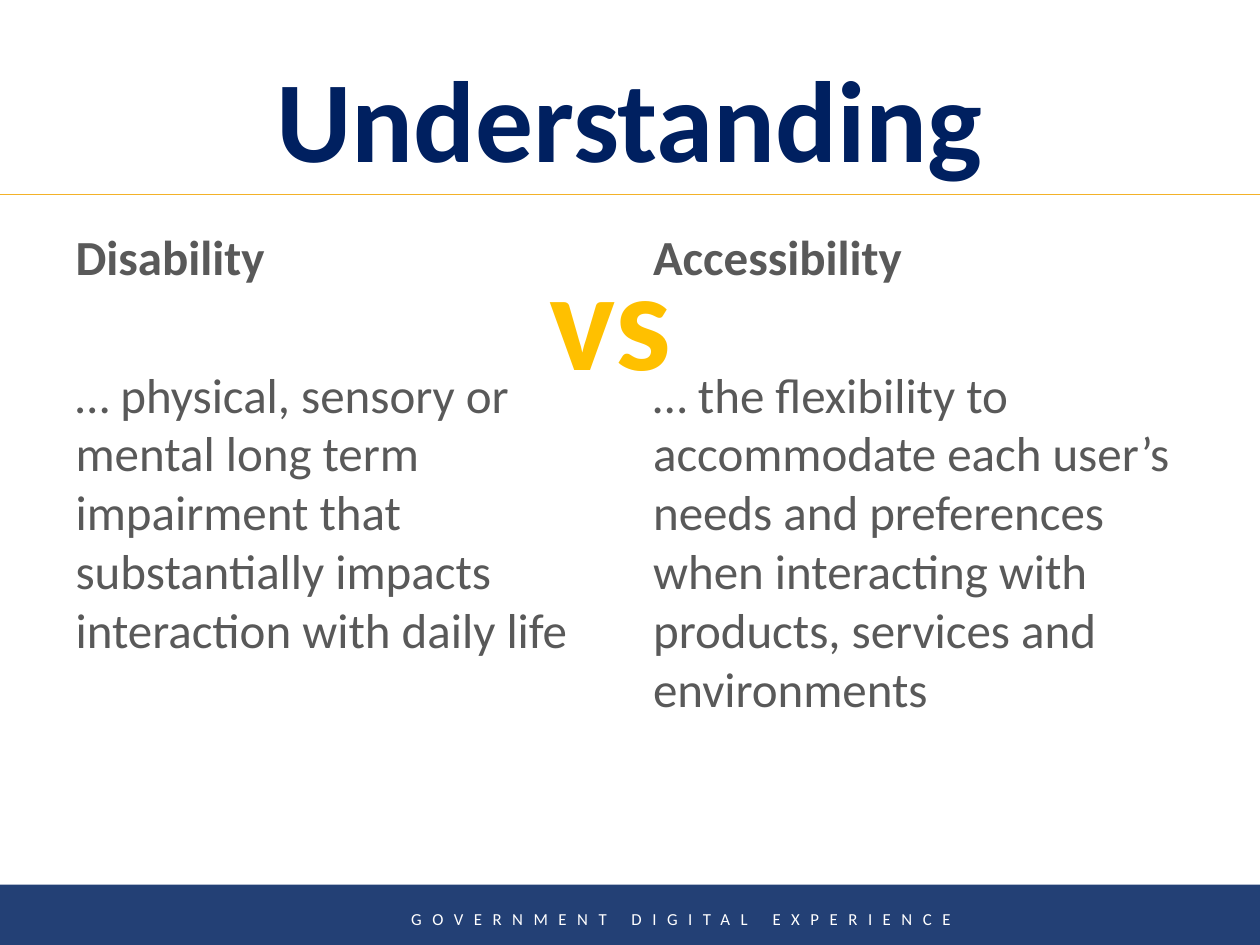
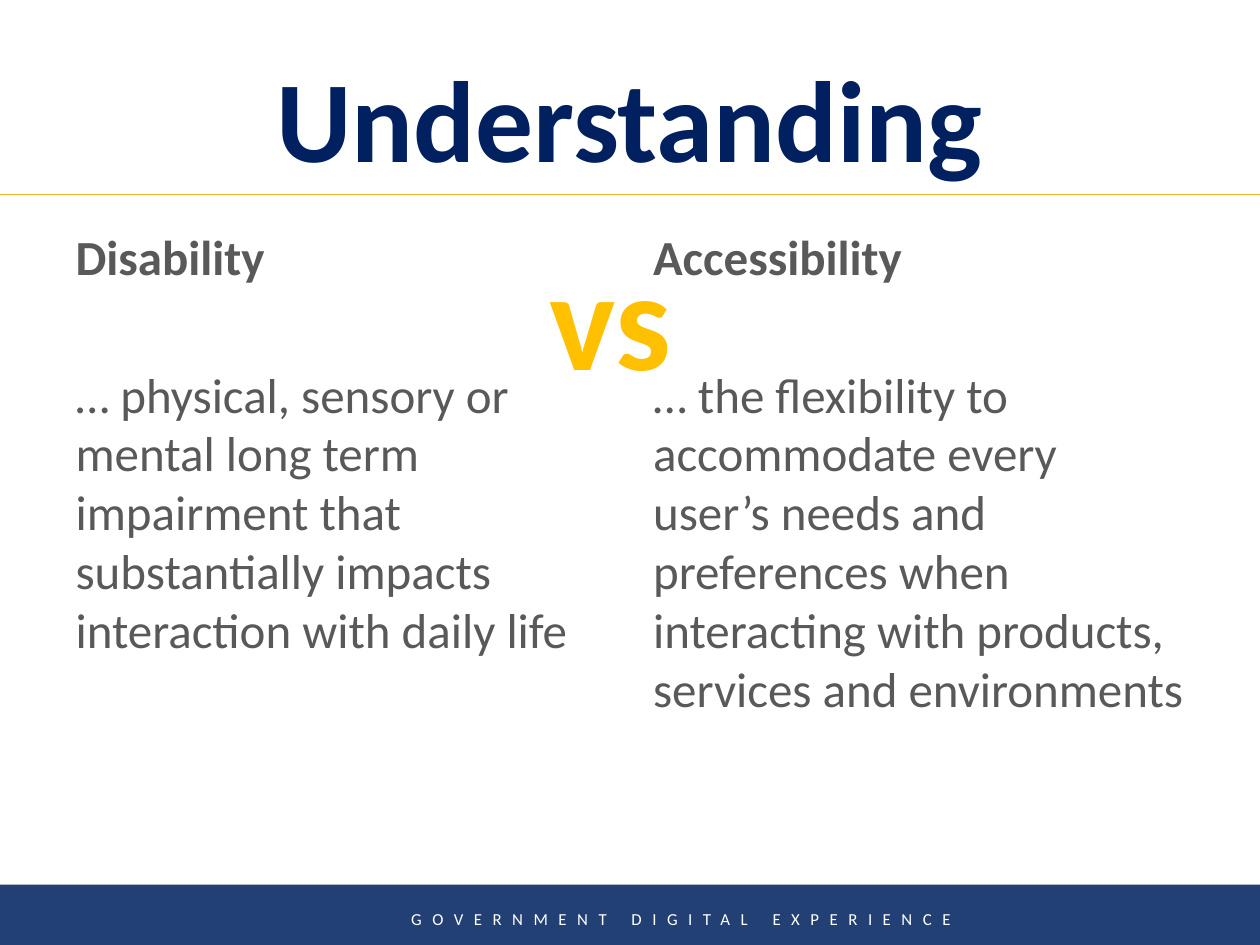
Before and after one commit to Gavin-McLeod/Accessibility-presentation, a slide deck: slide 6 of Digital Product Innovation in the Public Service-TRAN.pptx. Drawn at 1260x945 pixels with LibreOffice and Linux fonts; fonts in the diff are those of the drawing; background and template pictures are left out. Boxes give left, top, right and bottom in pixels: in the first picture for what was removed or moved away, otherwise in the second. Text is boxed around its words. In the diff, an @@ line names an element or a change of style, - is before the commit and + after.

```diff
--- a/Digital Product Innovation in the Public Service-TRAN.pptx
+++ b/Digital Product Innovation in the Public Service-TRAN.pptx
@@ text at (x1=653, y1=379, x2=1184, y2=708): text changed @@
-… the flexibility to accommodate each user’s needs and preferences when interacting with products, services and environments
+… the flexibility to accommodate every user’s needs and preferences when interacting with products, services and environments
```
Also in this commit, not shown: 3 other slides changed.
